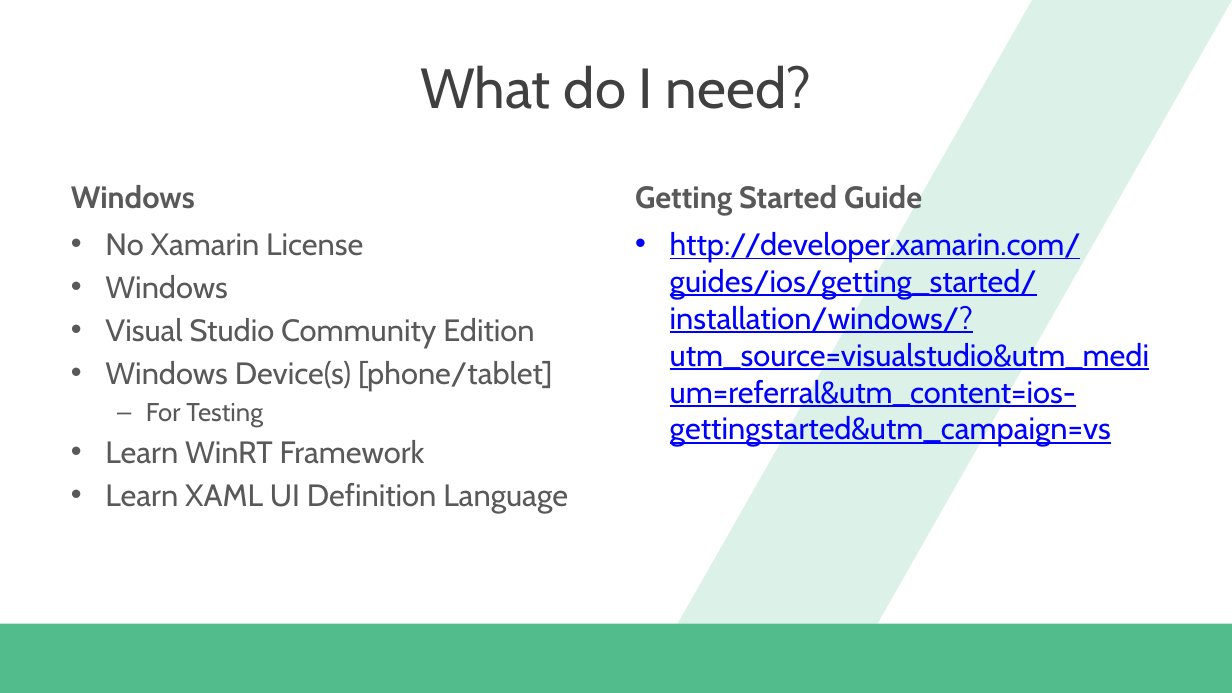
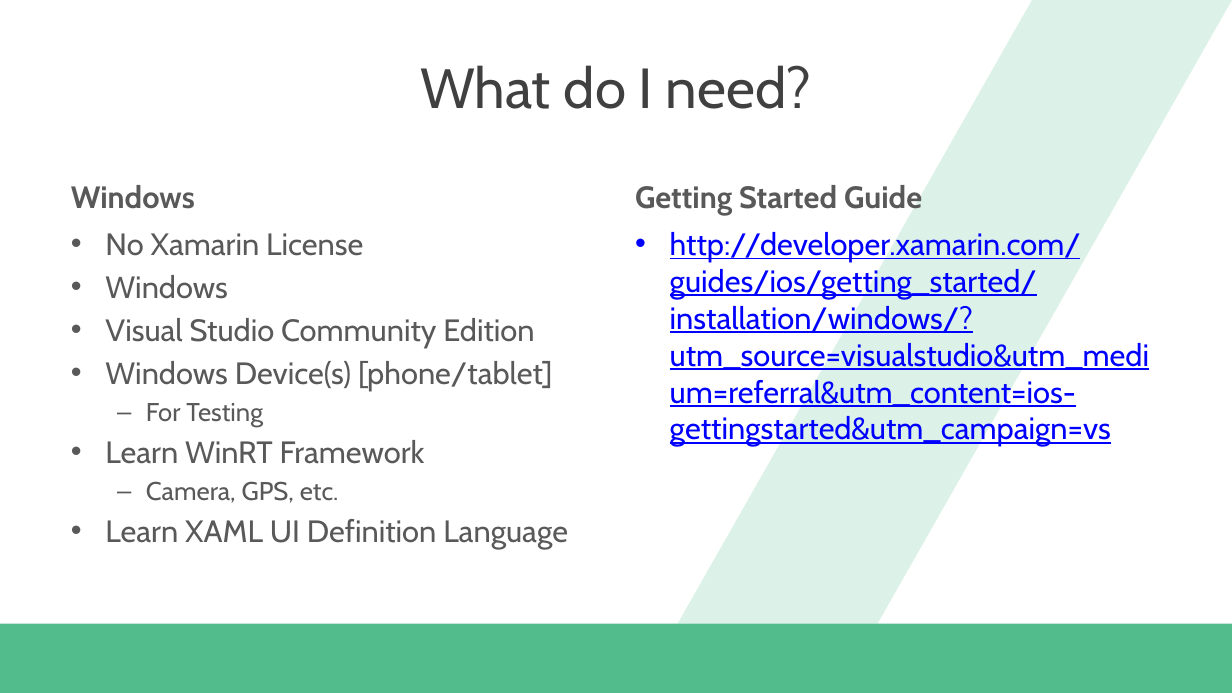
Before and after one commit to dannydwarren/PracticalXamarin, a slide deck: slide 5 of Practical Xamarin.pptx. Drawn at 1232x693 pixels with LibreOffice and Linux fonts; fonts in the diff are those of the drawing; background and template pictures are left out. Boxes give left, top, right and bottom in pixels: in the first picture for what was removed or moved away, otherwise in the second. Text is boxed around its words. In the diff, an @@ line names an element or a change of style, - is before the commit and + after.

```diff
--- a/Practical Xamarin.pptx
+++ b/Practical Xamarin.pptx
@@ text at (x1=146, y1=481, x2=339, y2=503): paragraph added @@
+  – Camera, GPS, etc.
```
Also in this commit, not shown: 6 other slides changed.
